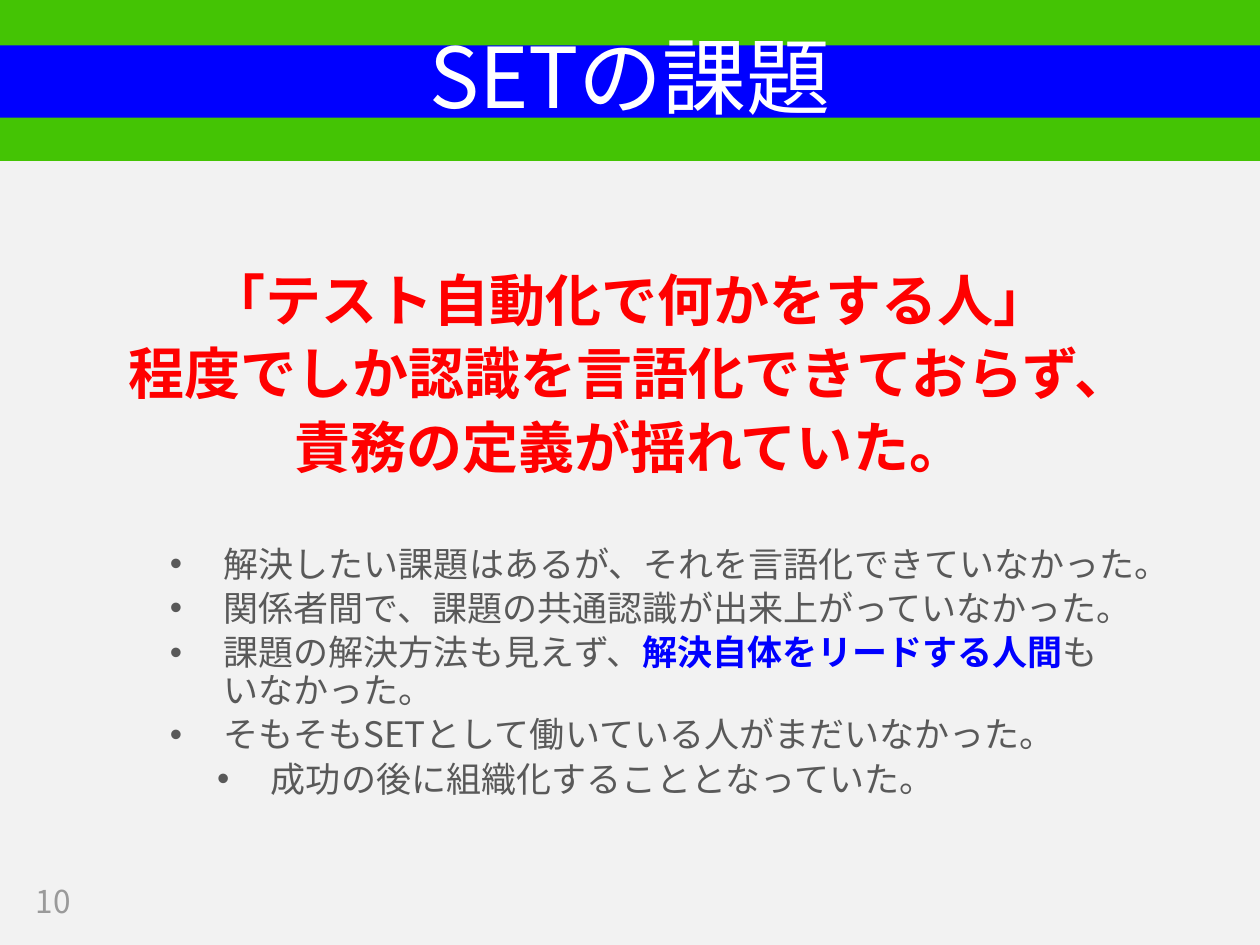
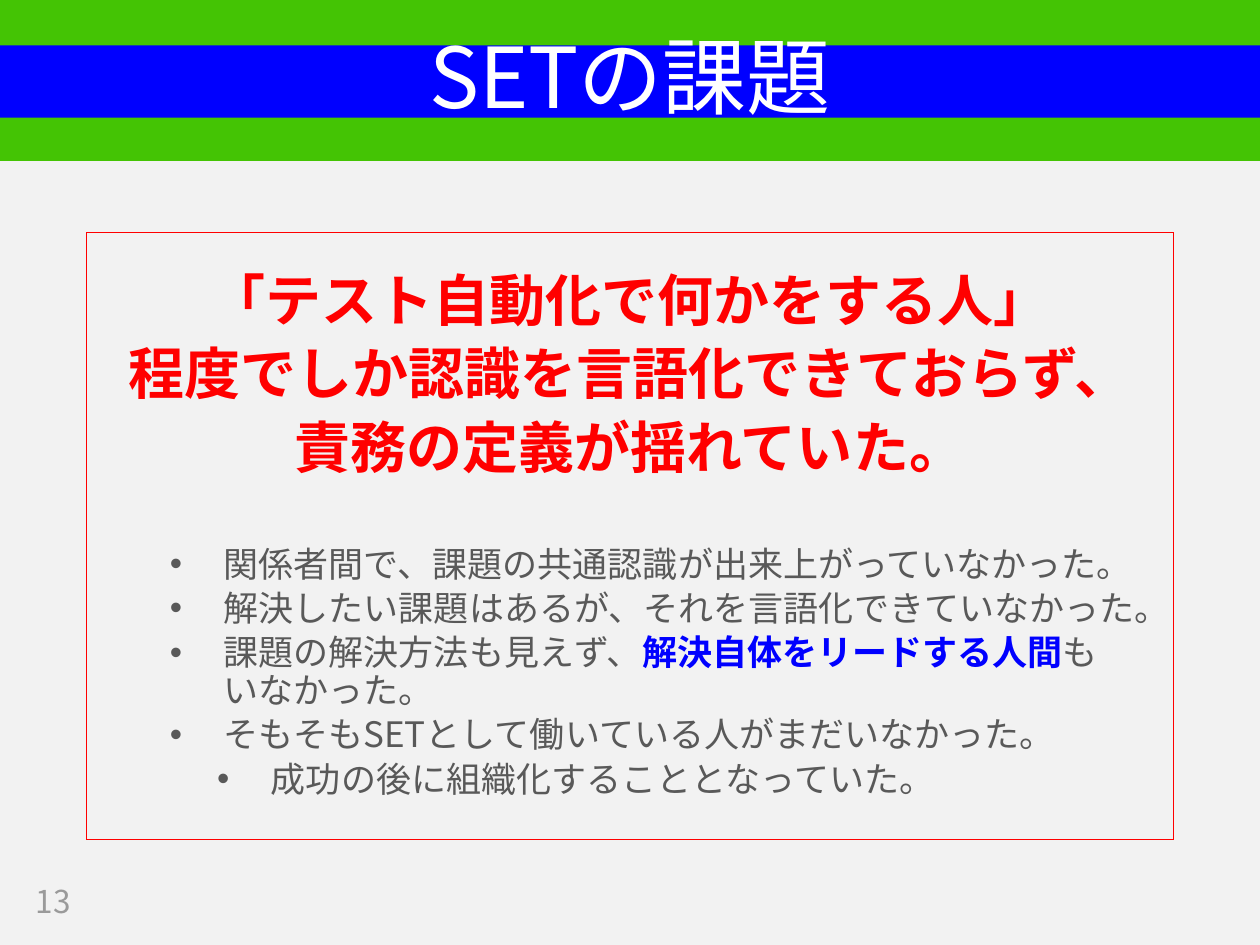
Before and after one commit to hageyahhoo/RSGT2018, a slide deck: slide 13 of SET_PO_ja.pptx (slide 10 before the commit). Drawn at 1260x945 pixels with LibreOffice and Linux fonts; fonts in the diff are those of the drawing. Boxes give left, top, right and bottom in pixels: in the first picture for what was removed or moved away, otherwise in the second. Text is boxed around its words. In the diff, an @@ line names an element or a change of style, - is before the commit and + after.

```diff
--- a/SET_PO_ja.pptx
+++ b/SET_PO_ja.pptx
@@ text "「テスト自動化で何かをする人」": place and size @@
-text "「テスト自動化で何かをする人」" at (129,273,1170,795)
+text "「テスト自動化で何かをする人」" at (87,233,1173,840)
@@ text "「テスト自動化で何かをする人」" at (87,233,1173,840): outline none to #FF0000 0.75 pt @@
@@ text at (224,547,1132,580): paragraph added @@
+  • 関係者間で、課題の共通認識が出来上がっていなかった。
@@ text at (224,591,1132,624): paragraph removed @@
-  • 関係者間で、課題の共通認識が出来上がっていなかった。
@@ page number at (36,890,71,913): text changed @@
-10
+13
```
Also in this commit, not shown: 12 other slides changed, 6 slides added, 17 slides removed.
